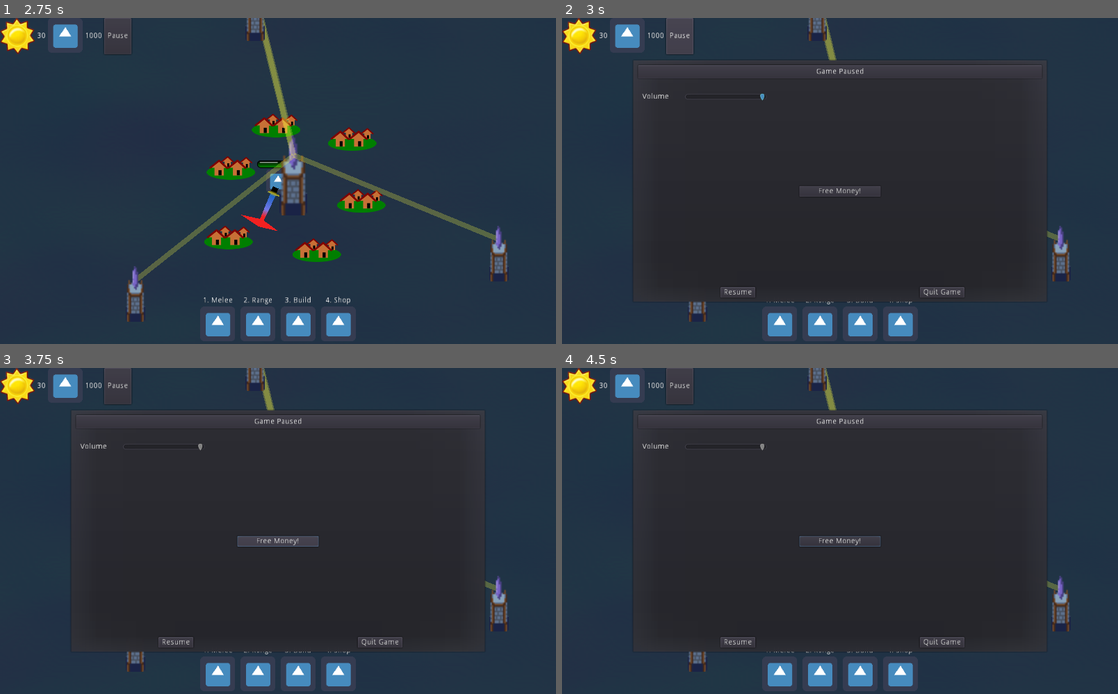
Above: before the commit, frames 1-4 (two rows, left to right).
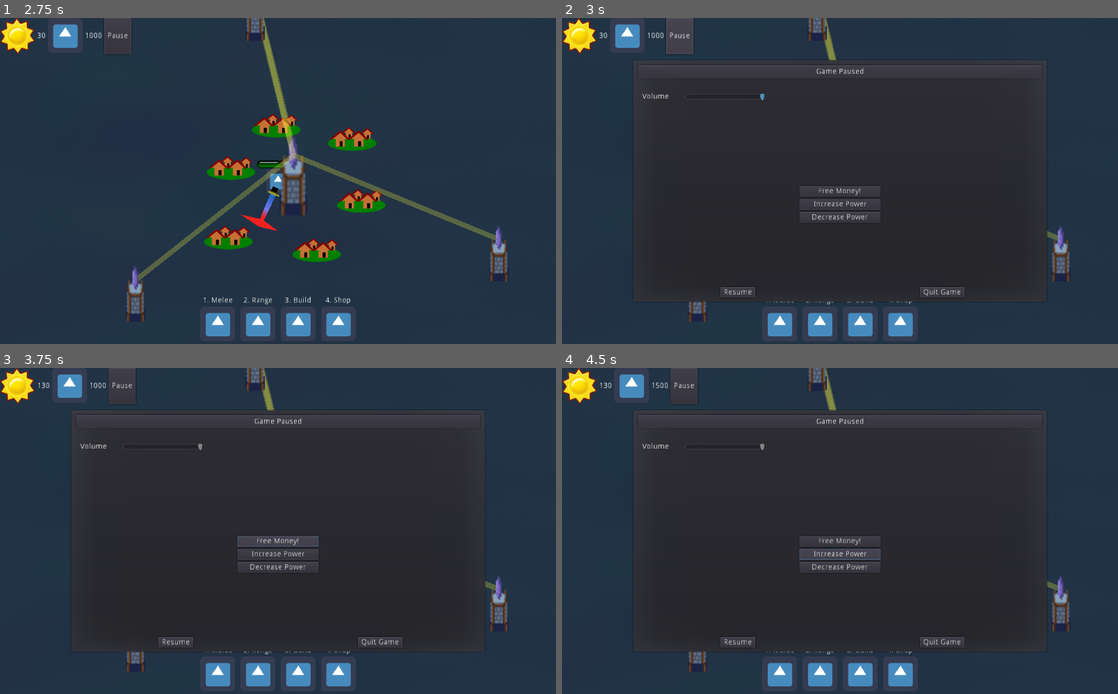
Above: after the commit, the same moments.

Repository: smclaughlan/GWJ52
Game: Godot game, scene res://Main.tscn
Same seed, same stepped clock (60 frames per second), same inputs: the game is played once before the commit and once after it. The engine's default icon, where the game draws it, is replaced by a stand-in: a white triangle on a blue panel in a dark square.
Inputs (mouse positions are in pixels of both pictures, inside the frame that each line leads up to):
- Up to frame 1 (2.75 s): click "Play" at 0.5 s; click "Begin: Protect The Chandelier" at 1.25 s; click (216, 324) at 2.02 s
- Up to frame 2 (3 s): click "Pause" at 2.75 s
- Up to frame 3 (3.75 s): click "Free Money!" at 3.5 s
- Up to frame 4 (4.5 s): click (840, 553) at 4.25 s, where only the run after the commit has a clickable "Increase Power"

Frame 1 is identical in both runs. In frame 2, 0.4% of the frame differs, in the area x 42-58%, y 55-62%; in frame 3, 0.8%; in frame 4, 1.1%, in the area x 6-58%, y 0-62%.
Error before the commit: Invalid type in function 'update_amount' in base 'Node (CurrencyManager.gd)'. Cannot convert argument 1 from int to String. (res://Scenes/Menus/PauseMenuPopupD…

Commit message:
Added two new buttons for Power Resource debug

Diff:
--- a/GodotProject/Scenes/Menus/PauseMenuPopupDialog.gd
+++ b/GodotProject/Scenes/Menus/PauseMenuPopupDialog.gd
@@ -25,4 +25,12 @@
 
 
 func _on_FreeMoneyButton_pressed():
-	Global.currency_tracker.update_amount(100)
+	Global.currency_tracker.update_amount("sun", 100)
+
+
+func _on_IncreasePower_pressed() -> void:
+	Global.currency_tracker.update_amount("power", 500)
+
+
+func _on_DecreasePower2_pressed() -> void:
+	Global.currency_tracker.update_amount("power", -100)
--- a/GodotProject/Scenes/Menus/PauseMenuPopupDialog.tscn
+++ b/GodotProject/Scenes/Menus/PauseMenuPopupDialog.tscn
@@ -4,7 +4,6 @@
 
 [node name="PauseMenuPopupDialog" type="PopupDialog"]
 pause_mode = 2
-visible = true
 anchor_left = 0.5
 anchor_top = 0.5
 anchor_right = 0.5
@@ -47,7 +46,7 @@
 [node name="MarginContainer" type="MarginContainer" parent="MarginContainer/VBoxContainer"]
 margin_top = 38.0
 margin_right = 280.0
-margin_bottom = 89.0
+margin_bottom = 83.0
 size_flags_horizontal = 3
 size_flags_vertical = 3
 custom_constants/margin_right = 10
@@ -59,7 +58,7 @@
 margin_left = 10.0
 margin_top = 10.0
 margin_right = 270.0
-margin_bottom = 41.0
+margin_bottom = 35.0
 
 [node name="Audio" type="HBoxContainer" parent="MarginContainer/VBoxContainer/MarginContainer/Settings"]
 margin_right = 260.0
@@ -84,9 +83,9 @@
 
 [node name="SecretDebugOptions" type="VBoxContainer" parent="MarginContainer/VBoxContainer"]
 margin_left = 65.0
-margin_top = 99.0
+margin_top = 93.0
 margin_right = 215.0
-margin_bottom = 150.0
+margin_bottom = 161.0
 rect_min_size = Vector2( 150, 0 )
 size_flags_horizontal = 6
 size_flags_vertical = 3
@@ -96,10 +95,22 @@
 margin_bottom = 20.0
 text = "Free Money!"
 
+[node name="IncreasePower" type="Button" parent="MarginContainer/VBoxContainer/SecretDebugOptions"]
+margin_top = 24.0
+margin_right = 150.0
+margin_bottom = 44.0
+text = "Increase Power"
+
+[node name="DecreasePower2" type="Button" parent="MarginContainer/VBoxContainer/SecretDebugOptions"]
+margin_top = 48.0
+margin_right = 150.0
+margin_bottom = 68.0
+text = "Decrease Power"
+
 [node name="HBoxContainer" type="HBoxContainer" parent="MarginContainer/VBoxContainer"]
-margin_top = 160.0
+margin_top = 171.0
 margin_right = 280.0
-margin_bottom = 180.0
+margin_bottom = 191.0
 
 [node name="ResumeButton" type="Button" parent="MarginContainer/VBoxContainer/HBoxContainer"]
 margin_left = 37.0
@@ -117,5 +128,7 @@
 
 [connection signal="value_changed" from="MarginContainer/VBoxContainer/MarginContainer/Settings/Audio/VolumeSlider" to="." method="_on_VolumeSlider_value_changed"]
 [connection signal="pressed" from="MarginContainer/VBoxContainer/SecretDebugOptions/FreeMoneyButton" to="." method="_on_FreeMoneyButton_pressed"]
+[connection signal="pressed" from="MarginContainer/VBoxContainer/SecretDebugOptions/IncreasePower" to="." method="_on_IncreasePower_pressed"]
+[connection signal="pressed" from="MarginContainer/VBoxContainer/SecretDebugOptions/DecreasePower2" to="." method="_on_DecreasePower2_pressed"]
 [connection signal="pressed" from="MarginContainer/VBoxContainer/HBoxContainer/ResumeButton" to="." method="_on_ResumeButton_pressed"]
 [connection signal="pressed" from="MarginContainer/VBoxContainer/HBoxContainer/QuitButton" to="." method="_on_QuitButton_pressed"]
